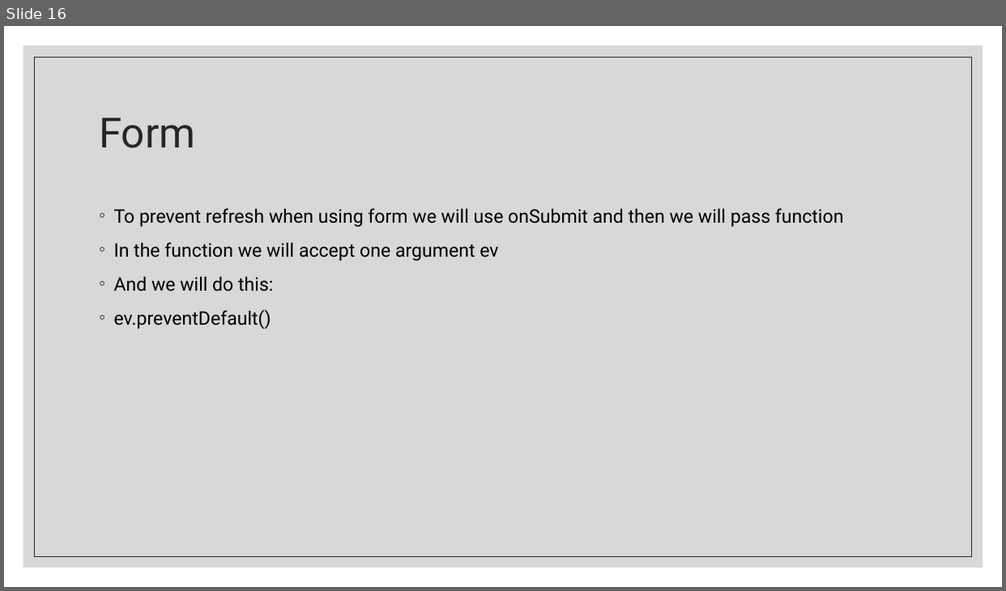
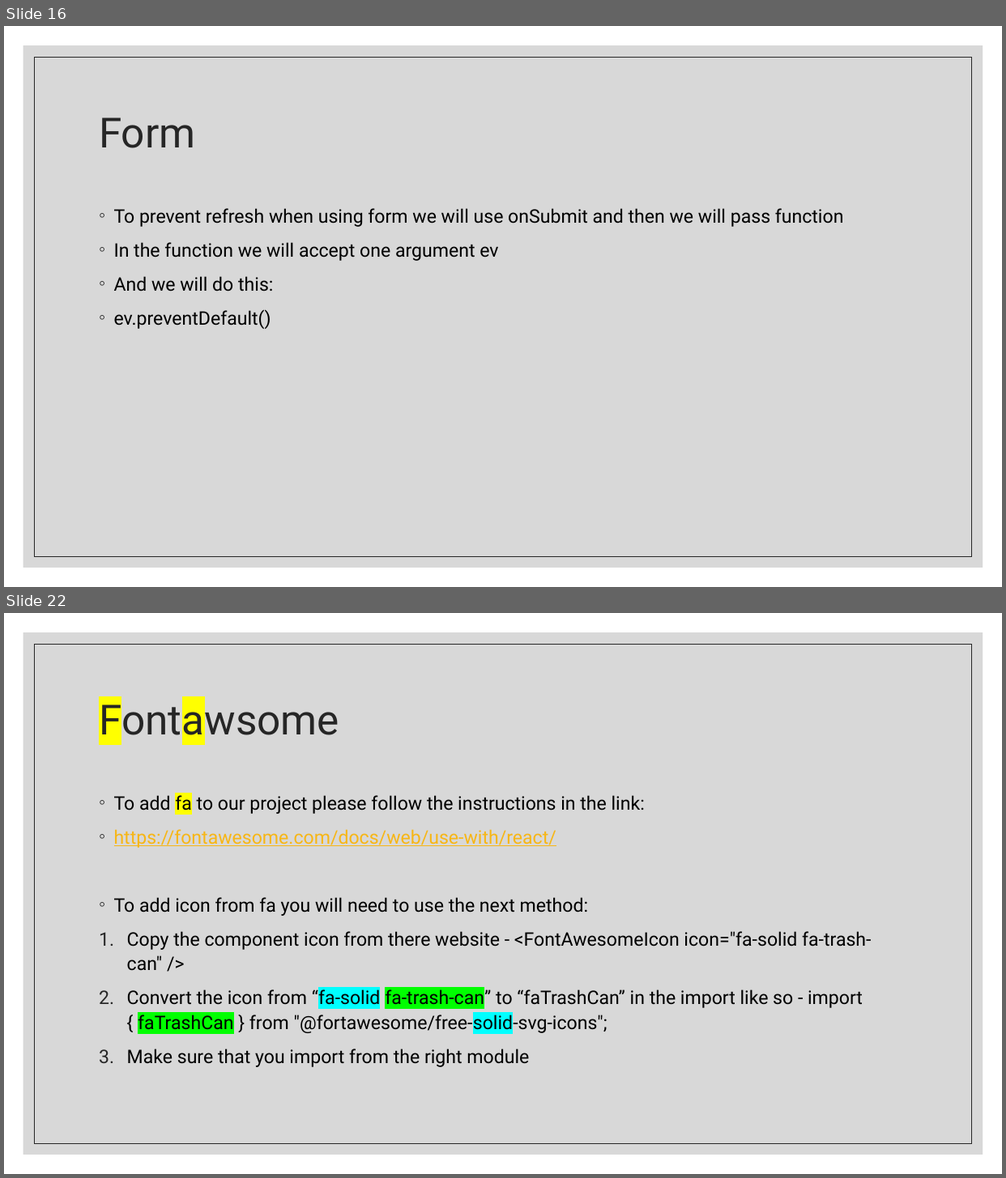
Before and after one commit to Rlss91/ht_W011121MR_morning_first-project, a slide deck: docs/React.pptx. Shown one above the other, each under a label of ours: slide 16 before the commit, slides 16 and 22 after it; the slides between them are not shown. The pictures are 1006x591 and 1006x1178 pixels, drawn with LibreOffice and Linux fonts; fonts in the diff are those of the drawing. Boxes give left, top, right and bottom in pixels: in the first picture for what was removed or moved away, otherwise in the second. Text is boxed around its words. In the diff, an @@ line names an element or a change of style, - is before the commit and + after.

```diff
--- a/docs/React.pptx
+++ b/docs/React.pptx
@@ slide 22 added at <box>4,613,1002,1174</box>, background #FFFFFF; not listed: 2 template elements that a slide beside it also shows @@
@@ title added at <box>99,696,339,745</box>, 40 pt, text #262626 @@
+Fontawsome
@@ text added at <box>114,795,871,1067</box>, 18 pt, text #000000 @@
+◦ To add fa to our project please follow the instructions in the link:
+◦ https://fontawesome.com/docs/web/use-with/react/
+◦ To add icon from fa you will need to use the next method:
+1. Copy the component icon from there website - <FontAwesomeIcon icon="fa-solid fa-trash-can" />
+2. Convert the icon from “fa-solid fa-trash-can” to “faTrashCan” in the import like so - import { faTrashCan } from "@fortawesome/free-solid-svg-icons";
+3. Make sure that you import from the right module
```
Also in this commit, not shown: 1 slide changed, 5 other slides added, 5 other files.
